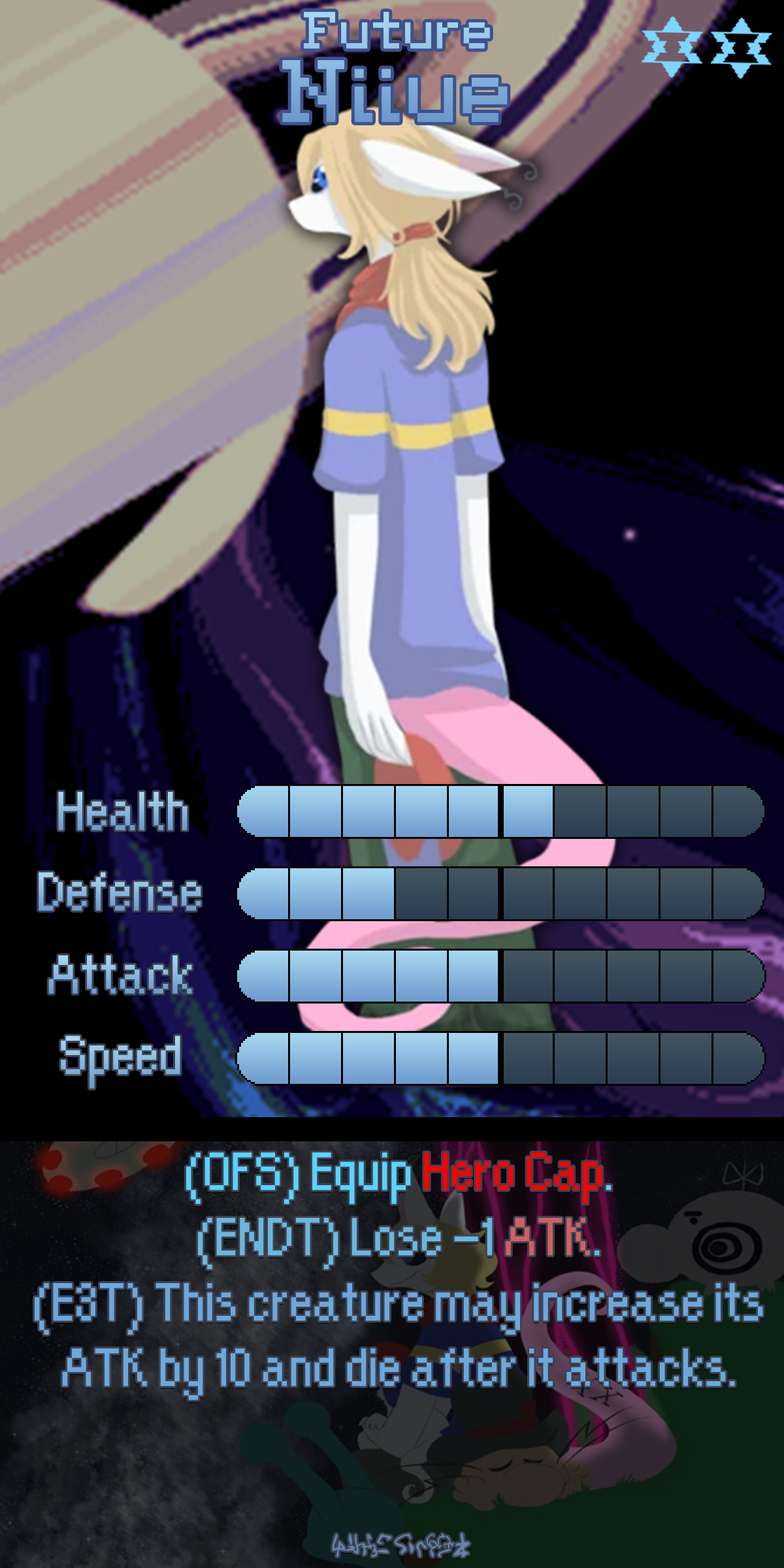
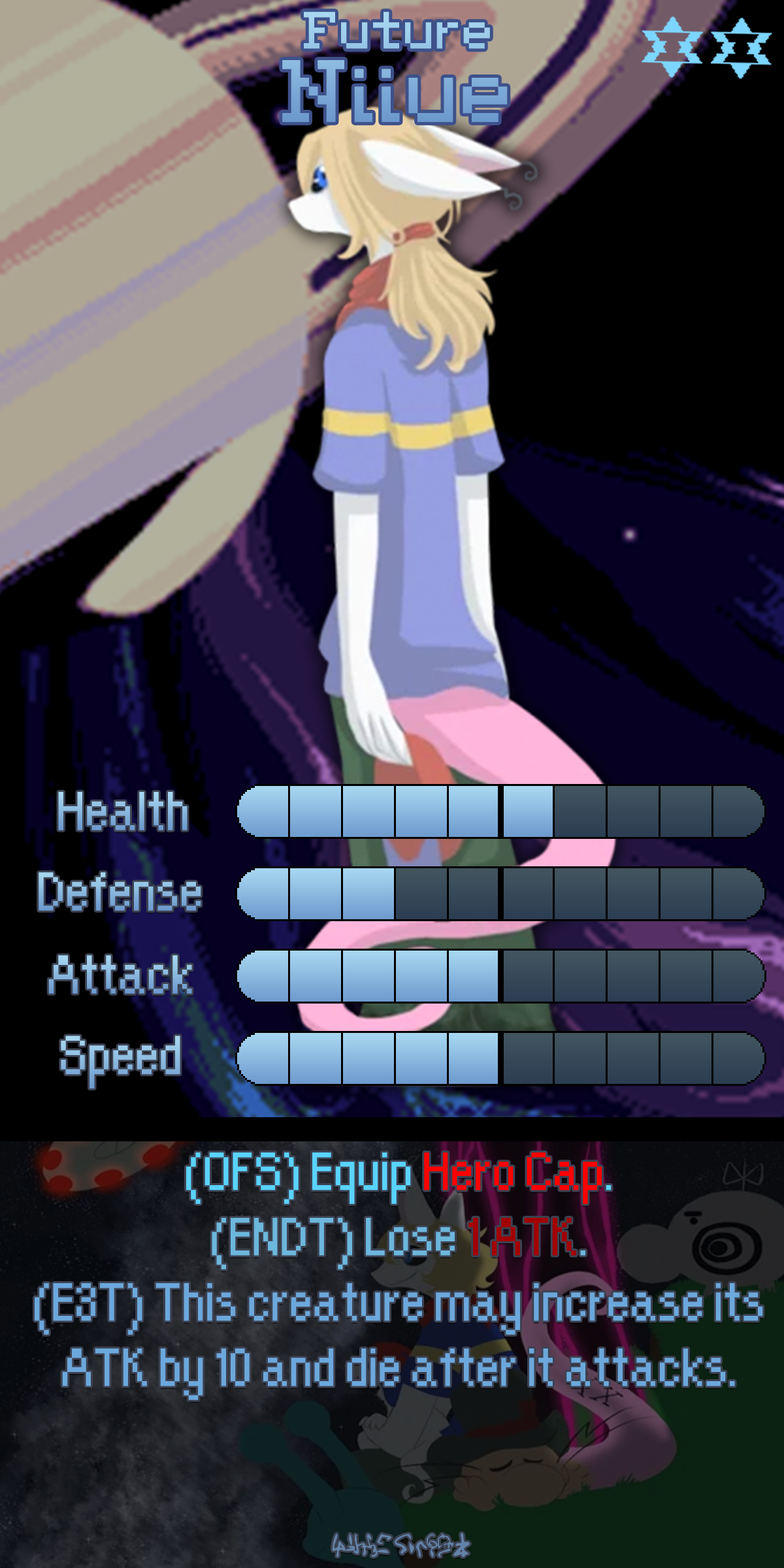
Layer changes from the first w=784, h=1568 image to the second:
painted on "Ability" over box(197, 1217, 600, 1557)
added layer "fading" in group "Text" over box(334, 1532, 470, 1557)